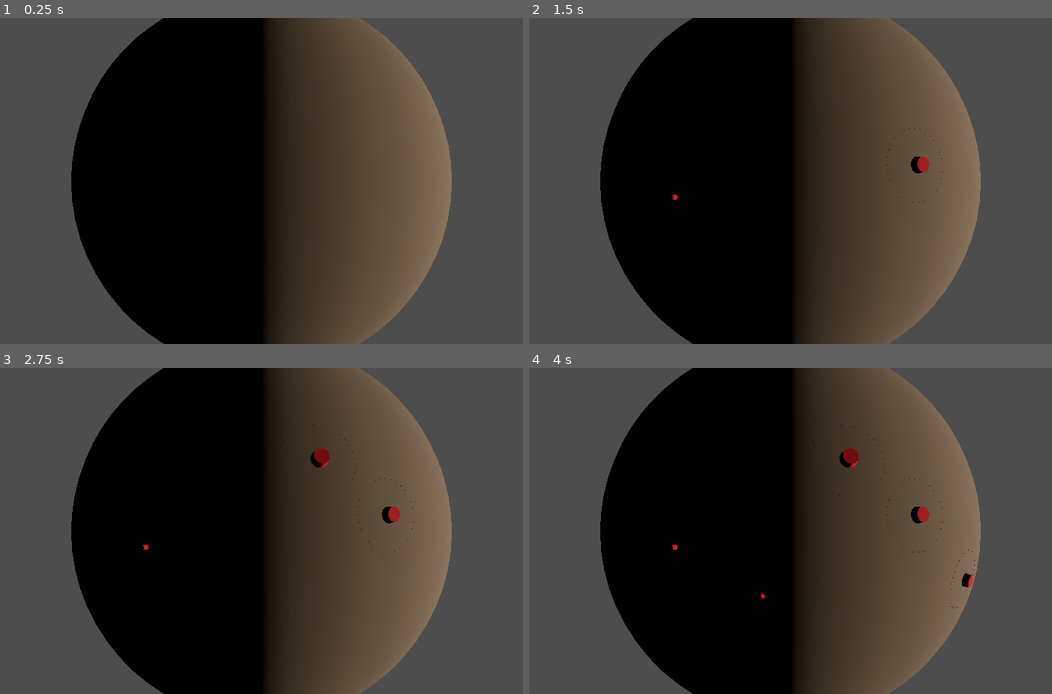
Above: before the commit, frames 1-4 (two rows, left to right).
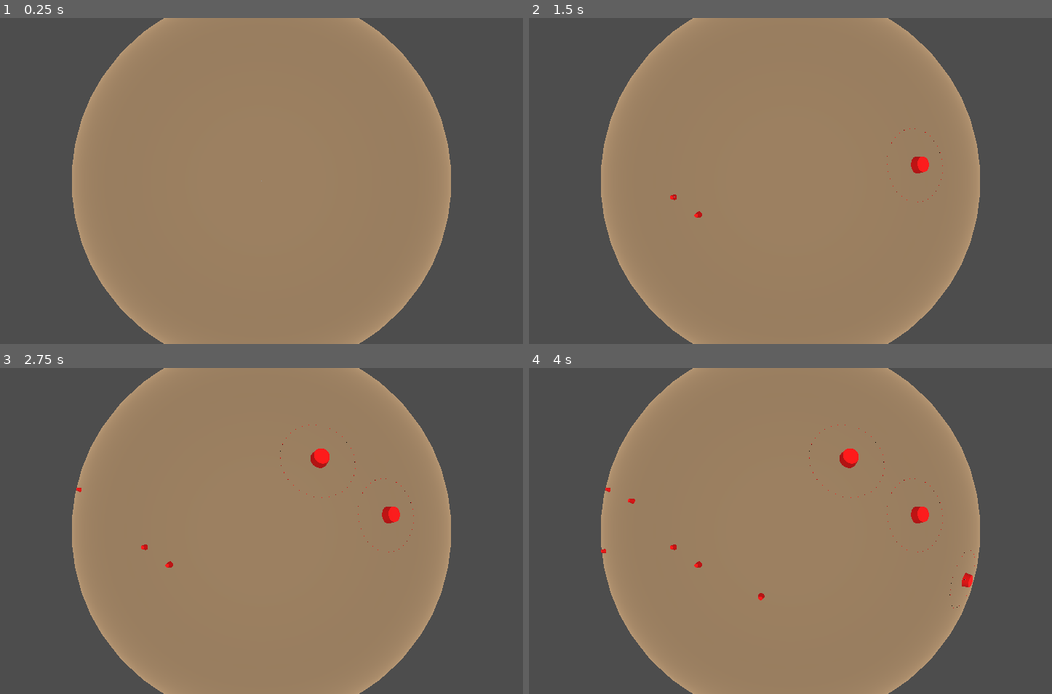
Above: after the commit, the same moments.

Repository: ShadowCurse/gmtk_2024
Game: Godot game, scene res://solar_system.tscn
Same seed, same stepped clock (60 frames per second), same inputs: the game is played once before the commit and once after it.
Inputs (mouse positions are in pixels of both pictures, inside the frame that each line leads up to):
- Up to frame 1 (0.25 s): no input
- Up to frame 2 (1.5 s): tap Enter at 0.5 s; move the mouse to (916, 164) at 0.52 s; hold Right (ui_right) 0.53-1.28 s; tap W (place_hub) at 0.6 s; click (916, 164) at 0.67 s; tap Space at 1.25 s; move the mouse to (675, 197) at 1.27 s; hold Down (ui_down) from 1.28 s (still down); tap Q (place_resource) at 1.35 s; click (675, 197) at 1.42 s
- Up to frame 3 (2.75 s): tap Enter at 2 s; move the mouse to (319, 459) at 2.02 s; release Down (ui_down) at 2.03 s; hold Right (ui_right) from 2.03 s (still down); tap W (place_hub) at 2.1 s; click (319, 459) at 2.17 s
- Up to frame 4 (4 s): tap Space at 2.75 s; move the mouse to (759, 596) at 2.77 s; release Right (ui_right) at 2.78 s; hold Up (ui_up) 2.78-3.53 s; tap Q (place_resource) at 2.85 s; click (759, 596) at 2.92 s; tap Enter at 3.5 s; move the mouse to (963, 579) at 3.52 s; hold Left (ui_left) from 3.53 s (still down); tap W (place_hub) at 3.6 s; click (963, 579) at 3.67 s

The runs differ from the first frame. In frame 1, 62% of the frame differs, in the area x 13-87%, y 0-100%; in frame 2, 62%; in frame 3, 62%; in frame 4, 62%.

Commit message:
update to initial camera position + spawn area

Diff:
--- a/planet.gd
+++ b/planet.gd
@@ -19,10 +19,10 @@
 @onready var debug_cursor = $debug_cursor
 
 var planet_radius: float = 100.0
-var mouse_input: Vector2
+var mouse_input: Vector2 = Vector2.ZERO
 
-var camera_theta: float = 0.0
-var camera_phi: float = 0.0
+var camera_theta: float = PI / 2.0
+var camera_phi: float = PI / 2.0
 
 var selection_point_selected: bool
 var selection_point_position: Vector3
@@ -39,9 +39,9 @@
 
 func _physics_process(_delta):
     var space_state = get_world_3d().direct_space_state
-    var mouse_pos = camera_3d.get_viewport().get_mouse_position()
-    var from = camera_3d.project_ray_origin(mouse_pos)
-    var to = from + camera_3d.project_ray_normal(mouse_pos) * 1000.0
+    var mouse_pos = self.camera_3d.get_viewport().get_mouse_position()
+    var from = self.camera_3d.project_ray_origin(mouse_pos)
+    var to = from + self.camera_3d.project_ray_normal(mouse_pos) * 1000.0
 
     var query = PhysicsRayQueryParameters3D.create(from, to)
     var result = space_state.intersect_ray(query)
@@ -116,6 +116,7 @@
 func _on_timer_timeout():
     var random_theta = randf_range(0.0, 2.0 * PI * spawn_area_progress)
     var random_phi = randf_range(-PI / 2.0  * spawn_area_progress, PI / 2  * spawn_area_progress)
+    random_theta += PI / 4.0
 
     var x = 100.0 * sin(random_theta) * cos(random_phi)
     var y = 100.0 * sin(random_theta) * sin(random_phi)
